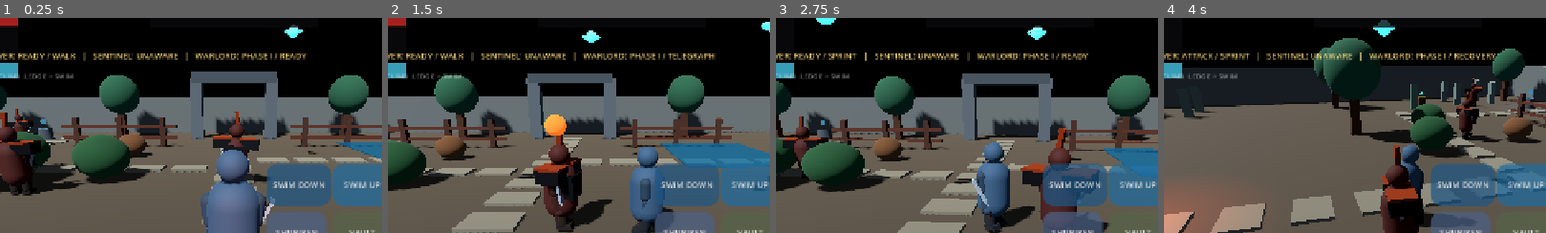
Above: before the commit, frames 1-4 (left to right).
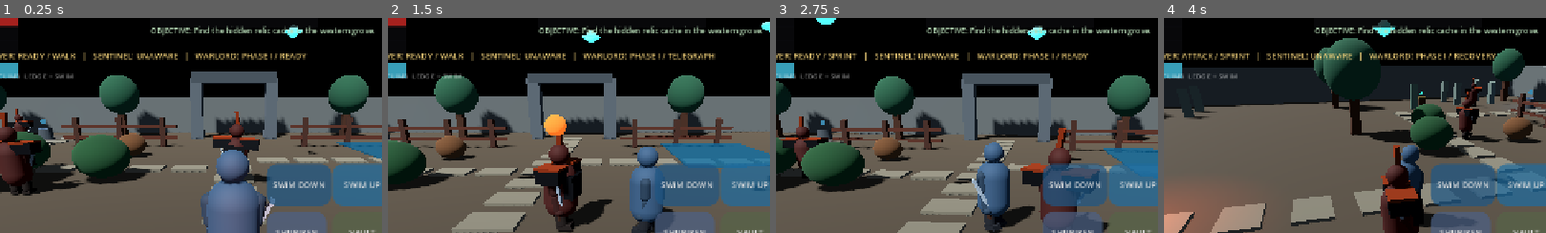
Above: after the commit, the same moments.

Repository: zahaopang-ship-it/Ashen-Oath-Godot
Game: Godot game, scene res://scenes/main.tscn
Two runs of this game, one before a commit and one after it. Both use one fixed random seed, a clock stepped at 60 frames per second and the inputs below. Sound files missing from this copy of the repository are replaced by a short silence.
Inputs (mouse positions are % of the whole screen's width and height, from its top left):
- Up to frame 1 (0.25 s): no input
- Up to frame 2 (1.5 s): tap Enter at 0.5 s; move the mouse to (72, 45) at 0.52 s; hold D 0.53-1.25 s; tap Z at 0.6 s; click (72, 45) at 0.67 s; tap Space at 0.77 s; tap X at 0.8 s; drag from (30, 55) to (45, 70) at 1.27 s
- Up to frame 3 (2.75 s): move the mouse to (60, 28) at 2.02 s; hold D from 2.03 s (still down); tap Z at 2.1 s; tap X at 2.3 s
- Up to frame 4 (4 s): release D at 2.75 s; drag from (45, 70) to (20, 35) at 2.77 s; move the mouse to (80, 65) at 3.52 s; hold A from 3.53 s (still down); tap J at 3.6 s; tap Space at 3.77 s; tap X at 3.8 s
The pictures show only the part of the screen within x 19-69%, y 9-59%; the shares and areas given below are measured in that part.

The runs differ from the first frame. In frame 1, 1.0% of the frame differs, in the area x 39-98%, y 3-9%; in frame 2, 1.0%; in frame 3, 1.0%; in frame 4, 1.0%.

Commit message:
Add linked grove exploration objective and rewards

Diff:
--- /dev/null
+++ b/project/scripts/exploration_objectives.gd
@@ -0,0 +1,33 @@
+extends Node
+
+signal objective_changed(title: String, description: String, completed: bool)
+
+var player: Node
+var stage := 0
+var completed := false
+var title := "The Grove's Forgotten Oath"
+var description := "Find the hidden relic cache in the western grove."
+
+func configure(fighter: Node) -> void:
+	player = fighter
+	if is_instance_valid(player) and player.has_signal("exploration_event"):
+		player.exploration_event.connect(_on_exploration_event)
+
+func _on_exploration_event(event_name: String) -> void:
+	if completed:
+		return
+	if stage == 0 and event_name == "cache_collected":
+		stage = 1
+		description = "Carry the relic to the Grove Rest Shrine."
+		objective_changed.emit(title, description, false)
+	elif stage == 1 and event_name == "rest:GroveRestShrine":
+		stage = 2
+		completed = true
+		description = "Oath fulfilled — the grove's blessing is yours."
+		if is_instance_valid(player):
+			player.prosthetic_upgrade_points += 2
+			player.prosthetic_energy = minf(player.max_prosthetic_energy, player.prosthetic_energy + 35.0)
+		objective_changed.emit(title, description, true)
+
+func get_status_text() -> String:
+	return "OATH COMPLETE: " + description if completed else "OBJECTIVE: " + description
--- a/project/scripts/fighter.gd
+++ b/project/scripts/fighter.gd
@@ -4,6 +4,7 @@
 signal attack_hit(target: Node)
 signal posture_broken
 signal died
+signal exploration_event(event_name: String)
 signal combat_feedback(kind: String, source: Node3D)
 
 enum CombatState { FREE, WINDUP, ACTIVE, RECOVERY, POSTURE_BROKEN, DEAD, HITSTUN, EXECUTING }
@@ -1612,6 +1613,7 @@
 		if candidate.has_method("set_active"):
 			candidate.set_active(candidate == shrine)
 	checkpoint_position = shrine.global_position + Vector3(0.0, 0.0, 1.5)
+	exploration_event.emit("rest:" + shrine.name)
 	global_position = checkpoint_position
 	velocity = Vector3.ZERO
 	vitality = max_vitality
@@ -1637,6 +1639,7 @@
 	if not is_instance_valid(nearest):
 		return false
 	nearest.set_meta("collected", true)
+	exploration_event.emit("cache_collected")
 	nearest.visible = false
 	prosthetic_upgrade_points += 1
 	prosthetic_energy = minf(max_prosthetic_energy, prosthetic_energy + 25.0)
--- a/project/scripts/main.gd
+++ b/project/scripts/main.gd
@@ -3,6 +3,7 @@
 const BOSS_SCRIPT = preload("res://scripts/boss.gd")
 const HUD_SCRIPT = preload("res://scripts/touch_hud.gd")
 const REST_POINT_SCRIPT = preload("res://scripts/rest_point.gd")
+const OBJECTIVES_SCRIPT = preload("res://scripts/exploration_objectives.gd")
 var player: CharacterBody3D
 var enemy: CharacterBody3D
 var boss: CharacterBody3D
@@ -10,6 +11,7 @@
 var guard_east: CharacterBody3D
 var guard_north: CharacterBody3D
 var camera: Camera3D
+var exploration_objectives: Node
 var camera_yaw := 0.0
 var camera_pitch := -0.22
 var camera_impulse := 0.0
@@ -81,6 +83,11 @@
 	if is_instance_valid(starting_shrine):
 		starting_shrine.set_active(true)
 	player.checkpoint_position = Vector3(0.0, 0.0, 10.0)
+	exploration_objectives = Node.new()
+	exploration_objectives.name = "ExplorationObjectives"
+	exploration_objectives.set_script(OBJECTIVES_SCRIPT)
+	add_child(exploration_objectives)
+	exploration_objectives.configure(player)
 	enemy.target = player
 	boss.boss_phase_changed.connect(_on_boss_phase_changed)
 	enemy.attack_phase_changed.connect(_on_enemy_attack_phase)
--- a/project/scripts/touch_hud.gd
+++ b/project/scripts/touch_hud.gd
@@ -14,6 +14,7 @@
 var suspicion_bar: ProgressBar
 var prosthetic_bar: ProgressBar
 var status_label: Label
+var objective_label: Label
 var action_rects: Dictionary = {}
 
 func _ready() -> void:
@@ -48,6 +49,13 @@
 	status_label.add_theme_font_size_override("font_size", 14)
 	status_label.add_theme_color_override("font_color", Color(0.95, 0.82, 0.48))
 	root.add_child(status_label)
+	objective_label = Label.new()
+	objective_label.position = Vector2(500, 78)
+	objective_label.size = Vector2(650, 48)
+	objective_label.autowrap_mode = TextServer.AUTOWRAP_WORD_SMART
+	objective_label.add_theme_font_size_override("font_size", 13)
+	objective_label.add_theme_color_override("font_color", Color(0.72, 0.86, 0.72))
+	root.add_child(objective_label)
 	stick_control = Control.new()
 	stick_control.set_anchors_preset(Control.PRESET_BOTTOM_LEFT)
 	stick_control.position = Vector2(70, -220)
@@ -244,6 +252,8 @@
 	var revive_text := "  REVIVE: " + str(game.player.resurrection_charges) if game.player.is_dead else ""
 	var rest_prompt := "  / REST SHRINE [Z]" if is_instance_valid(game.player.get_nearest_rest_point()) else ""
 	var secret_prompt := "  / SECRET [X]" if is_instance_valid(game.player.get_nearest_secret_cache()) else ""
+	if is_instance_valid(game.exploration_objectives):
+		objective_label.text = game.exploration_objectives.get_status_text()
 	status_label.text = "SPIRIT: " + str(roundi(game.player.prosthetic_energy)) + "  UPGRADES: " + str(game.player.prosthe …(322 unchanged characters)…
 
 func _state_name(fighter: Node) -> String:
--- /dev/null
+++ b/project/tests/exploration_objectives_test.gd
@@ -0,0 +1,51 @@
+extends SceneTree
+
+const MAIN = preload("res://scripts/main.gd")
+const HUD = preload("res://scripts/touch_hud.gd")
+var failures: Array[String] = []
+
+func _initialize() -> void:
+	call_deferred("_run")
+
+func _check(value: bool, label: String) -> void:
+	if value:
+		print("PASS: ", label)
+	else:
+		failures.append(label)
+		push_error("FAIL: " + label)
+
+func _run() -> void:
+	var game := Node3D.new()
+	game.set_script(MAIN)
+	root.add_child(game)
+	await process_frame
+	await physics_frame
+	var player: CharacterBody3D = game.player
+	var objectives: Node = game.exploration_objectives
+	_check(objectives.stage == 0 and not objectives.completed, "grove oath begins with the relic discovery objective")
+	_check(objectives.get_status_text().contains("hidden relic cache"), "initial objective explains the first exploration step")
+	player.global_position = Vector3(-21.0, 0.0, -7.1)
+	_check(player.interact_secret_cache(), "relic cache can trigger the objective chain")
+	_check(objectives.stage == 1 and not objectives.completed, "finding the relic advances the oath to its shrine destination")
+	_check(objectives.get_status_text().contains("Grove Rest Shrine"), "second objective names the linked grove shrine")
+	var upgrade_before: int = player.prosthetic_upgrade_points
+	var energy_before: float = player.prosthetic_energy
+	player.global_position = Vector3(-16.5, 0.0, -16.6)
+	_check(player.interact_rest_point(), "visiting the grove shrine advances the linked objective")
+	_check(objectives.completed and objectives.stage == 2, "the two-step grove oath completes")
+	_check(player.prosthetic_upgrade_points == upgrade_before + 2, "completed oath grants two additional prosthetic upgrade points")
+	_check(player.prosthetic_energy == minf(player.max_prosthetic_energy, energy_before + 35.0), "completed oath grants spirit energy")
+	var completed_points: int = player.prosthetic_upgrade_points
+	player.global_position = Vector3(-16.5, 0.0, -16.6)
+	player.interact_rest_point()
+	_check(player.prosthetic_upgrade_points == completed_points, "completed oath cannot pay its reward twice")
+	var hud: Node = null
+	for child in game.get_children():
+		if child.get_script() == HUD:
+			hud = child
+	_check(is_instance_valid(hud) and is_instance_valid(hud.objective_label), "touch HUD includes a dedicated exploration objective display")
+	if failures.is_empty():
+		print("Exploration objectives tests: 11/11 passed")
+	else:
+		printerr("Exploration objectives tests: ", 10 - failures.size(), "/10 passed")
+	quit(0 if failures.is_empty() else 1)
Not shown, added: project/scripts/exploration_objectives.gd.uid
Not shown, added: project/tests/exploration_objectives_test.gd.uid
Not shown, changed: DEVELOPMENT_PLAN.md
